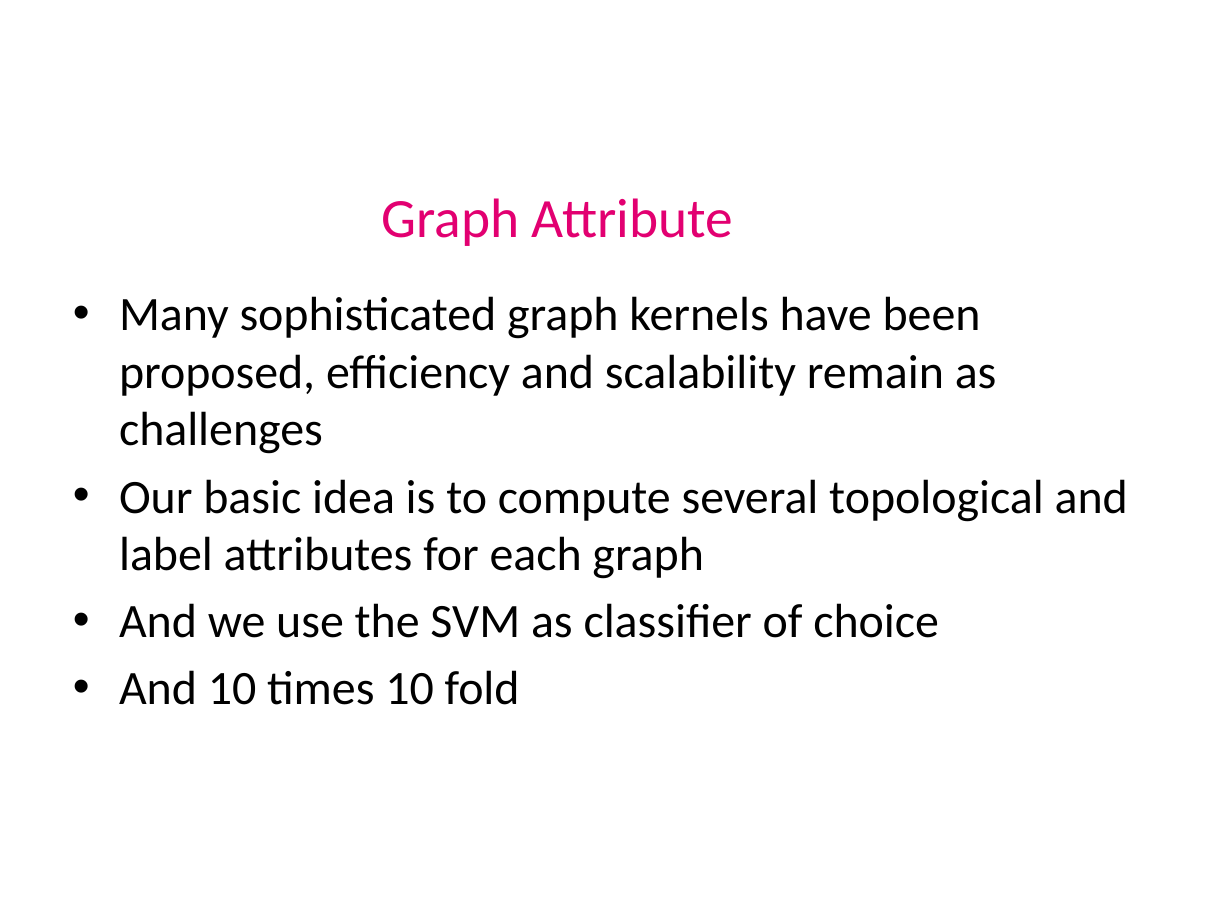
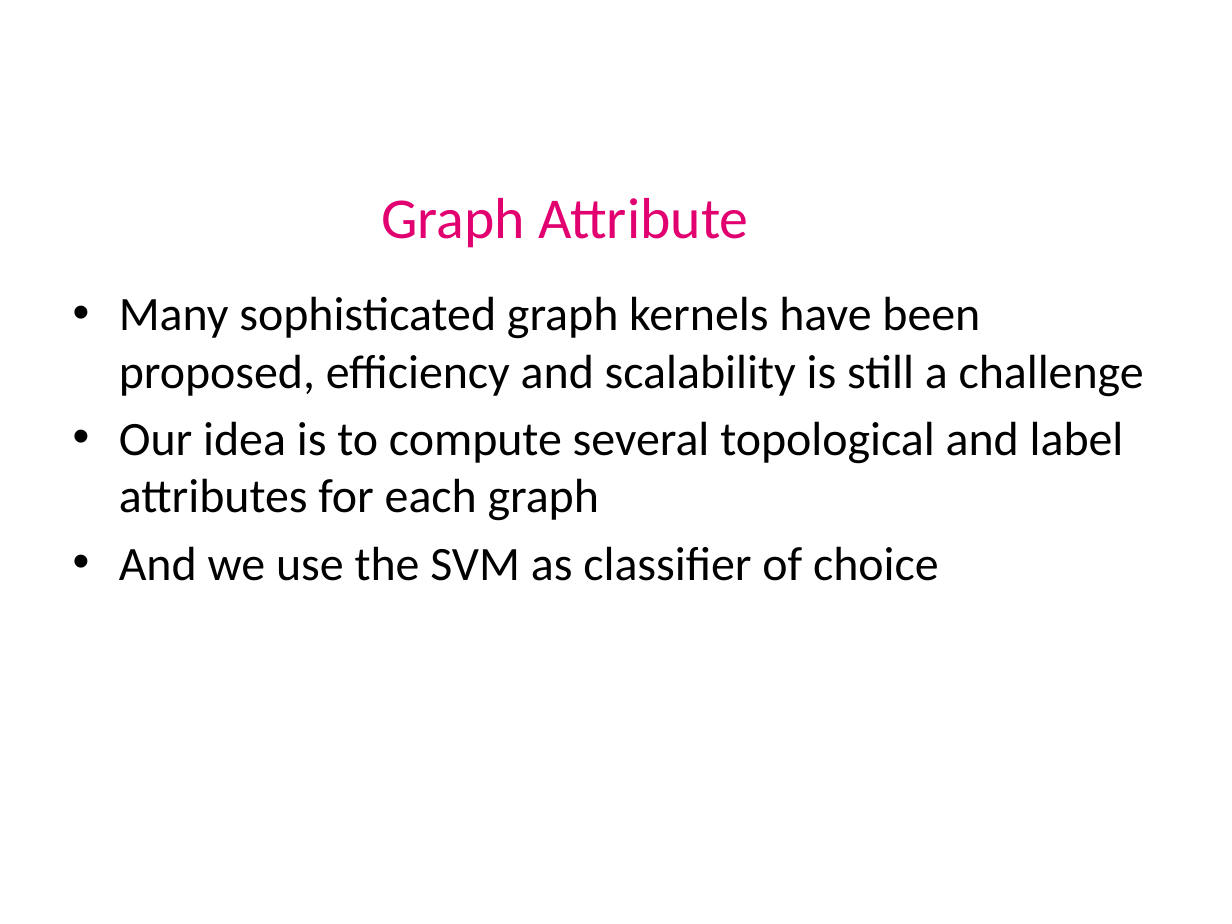
Before and after one commit to shayestehhamid/PatternRecognitionCourse, a slide deck: slide 6 of pattern_Presentation.pptx. Drawn at 1232x924 pixels with LibreOffice and Linux fonts; fonts in the diff are those of the drawing; background and template pictures are left out. Boxes give left, top, right and bottom in pixels: in the first picture for what was removed or moved away, otherwise in the second. Text is boxed around its words. In the diff, an @@ line names an element or a change of style, - is before the commit and + after.

```diff
--- a/pattern_Presentation.pptx
+++ b/pattern_Presentation.pptx
@@ text "Graph Attribute" at box(381, 198, 748, 248): size 32.4 to 33.8 pt @@
@@ text at box(119, 296, 1144, 521): text changed @@
-• Many sophisticated graph kernels have been proposed, efficiency and scalability remain as challenges
-• Our basic idea is to compute several topological and label attributes for each graph
+• Many sophisticated graph kernels have been proposed, efficiency and scalability is still a challenge
+• Our idea is to compute several topological and label attributes for each graph
@@ text at box(119, 546, 939, 581): indent changed @@
@@ text at box(119, 670, 520, 705): paragraph removed @@
-• And 10 times 10 fold
```
Also in this commit, not shown: 18 other slides changed, 1 other file.
